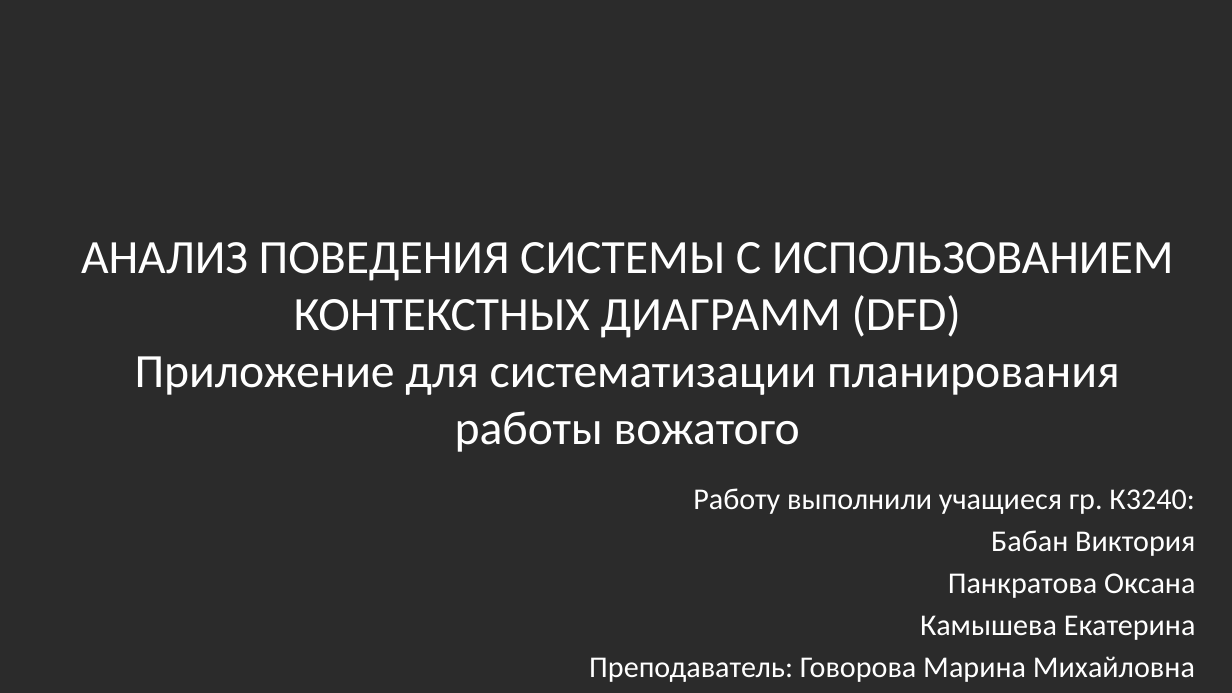
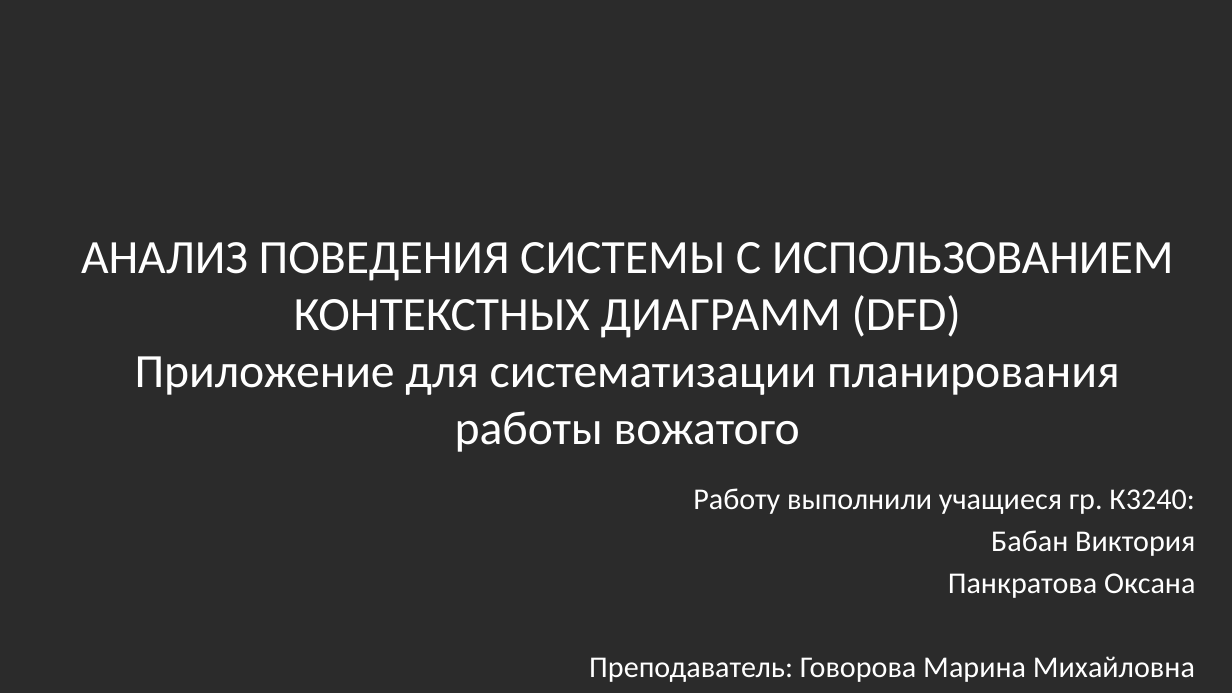
Before and after one commit to marinagovorova/ICT_DataBases_2021-2022, a slide deck: slide 1 of students/K3240/Baban_Viсtoria/LR_1/K3240_Бабан_Виктория_ЛР1.pptx. Drawn at 1232x693 pixels with LibreOffice and Linux fonts; fonts in the diff are those of the drawing; background and template pictures are left out; a plain dark background stands for a picture behind light text. Boxes give left, top, right and bottom in pixels: in the first picture for what was removed or moved away, otherwise in the second. Text is boxed around its words. In the diff, an @@ line names an element or a change of style, - is before the commit and + after.

```diff
--- a/students/K3240/Baban_Viсtoria/LR_1/K3240_Бабан_Виктория_ЛР1.pptx
+++ b/students/K3240/Baban_Viсtoria/LR_1/K3240_Бабан_Виктория_ЛР1.pptx
@@ text at [920,615,1196,640]: paragraph removed @@
-Камышева Екатерина
```
Also in this commit, not shown: 1 other file.
